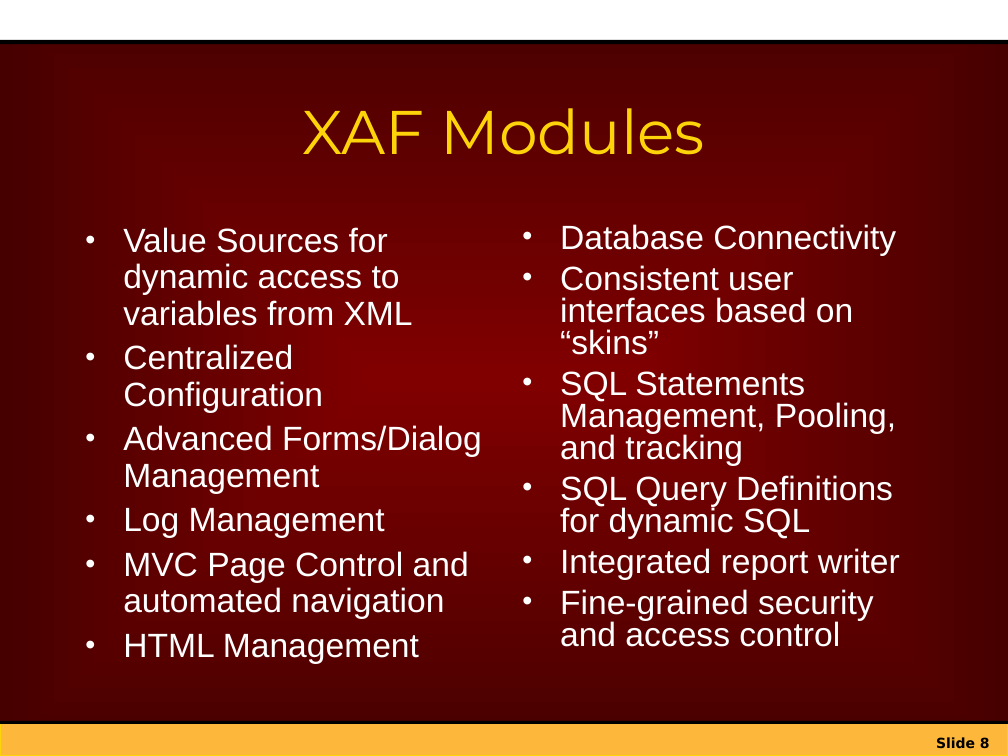
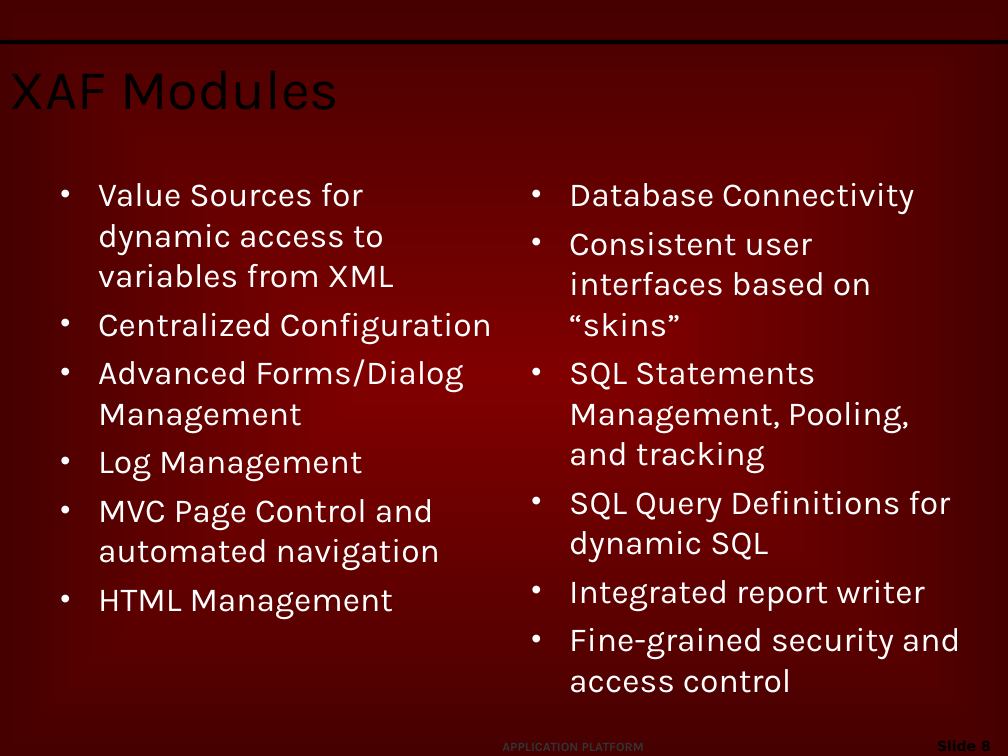
Before and after one commit to netspective/sparx-2001, a slide deck: slide 8 of Sparx/web-shared/docs/project/Introduction_to_Sparx.ppt. Drawn at 1008x756 pixels with LibreOffice and Linux fonts; fonts in the diff are those of the drawing; background and template pictures are left out. Boxes give left, top, right and bottom in pixels: in the first picture for what was removed or moved away, otherwise in the second. Text is boxed around its words. In the diff, an @@ line names an element or a change of style, - is before the commit and + after.

```diff
--- a/Sparx/web-shared/docs/project/Introduction_to_Sparx.ppt
+++ b/Sparx/web-shared/docs/project/Introduction_to_Sparx.ppt
@@ rectangle removed at (x1=0, y1=0, x2=1008, y2=42) @@
@@ title "XAF Modules" moved from (x1=303, y1=108, x2=705, y2=155) to (x1=0, y1=48, x2=857, y2=126) @@
@@ title "XAF Modules" at (x1=0, y1=48, x2=857, y2=126): size 44 to 40 pt, font Montserrat to Karla, text colour #FDD409 to #000000; alignment centre to left @@
@@ text "Value Sources for dynamic access ..." moved from (x1=123, y1=227, x2=482, y2=664) to (x1=98, y1=183, x2=492, y2=620) @@
@@ text "Value Sources for dynamic access ..." at (x1=98, y1=183, x2=492, y2=620): font Arial to Karla; line spacing 0.9 to 1 @@
@@ text "Database Connectivity" moved from (x1=560, y1=224, x2=900, y2=647) to (x1=569, y1=183, x2=961, y2=693) @@
@@ text "Database Connectivity" at (x1=569, y1=183, x2=961, y2=693): font Arial to Karla; line spacing 0.8 to 1 @@
@@ rectangle removed at (x1=0, y1=723, x2=1008, y2=756) @@
@@ line removed from (0, 723) to (1008, 723) @@
@@ text added at (x1=493, y1=734, x2=670, y2=756), 9 pt, text #333333, bold @@
+APPLICATION PLATFORM
@@ page number rewrapped from (x1=936, y1=737, x2=990, y2=748) to (x1=841, y1=733, x2=1000, y2=756) @@
```
Also in this commit, not shown: 23 other slides changed, 1 slide added, 1 slide removed, 2 other files.
